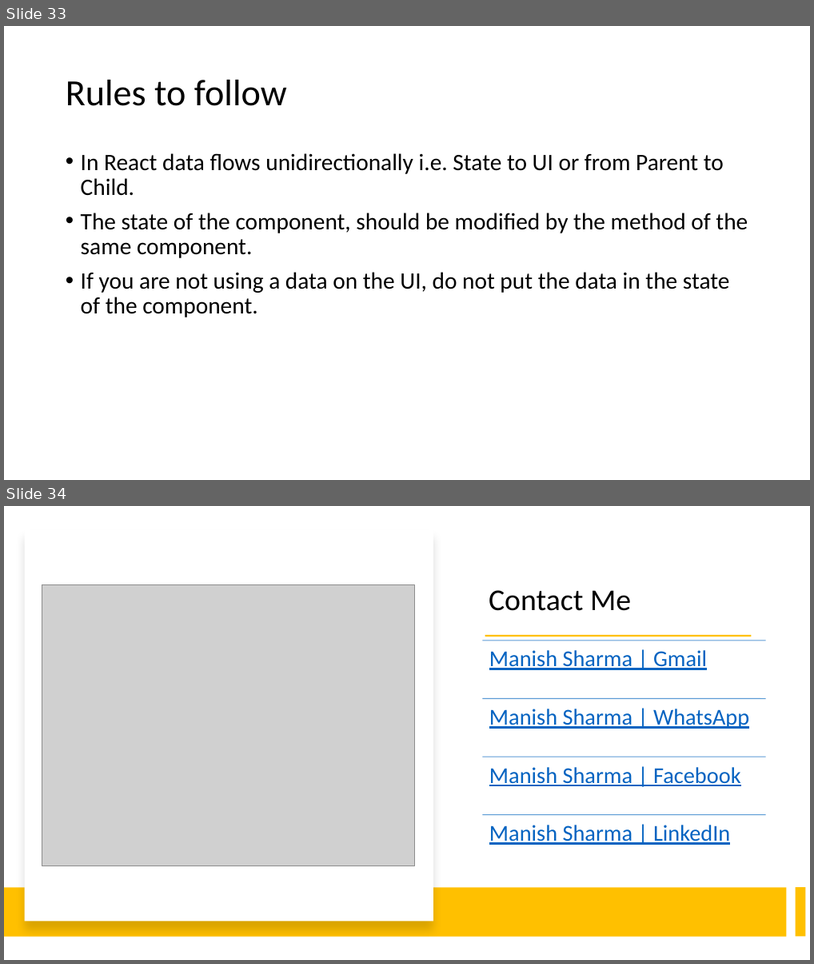
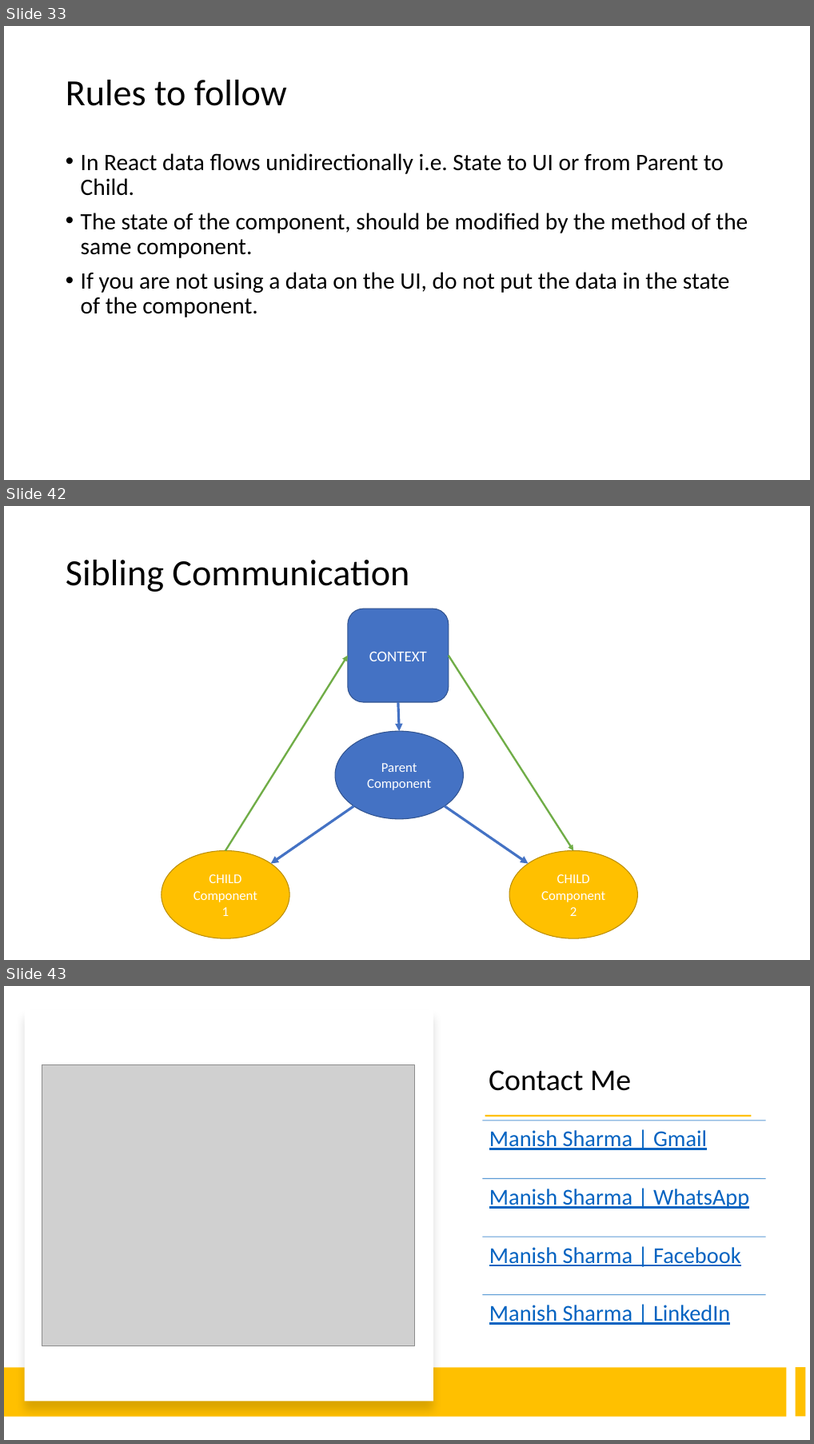
Before and after one commit to explore-with-manish/im-jan24, a slide deck: React/Notes/React.pptx. Shown one above the other, each under a label of ours: slides 33 and 34 before the commit, slides 33, 42 and 43 after it; the slides between them are not shown. The pictures are 814x964 and 814x1444 pixels, drawn with LibreOffice and Linux fonts; fonts in the diff are those of the drawing; grey boxes stand for pictures. Boxes give left, top, right and bottom in pixels: in the first picture for what was removed or moved away, otherwise in the second. Text is boxed around its words. In the diff, an @@ line names an element or a change of style, - is before the commit and + after.

```diff
--- a/React/Notes/React.pptx
+++ b/React/Notes/React.pptx
@@ slide 42 added at <box>4,506,810,960</box>, background #FFFFFF @@
@@ title added at <box>66,560,410,592</box>, 44 pt, text #000000 @@
+Sibling Communication
@@ rounded rectangle added at <box>348,609,450,703</box>, fill #4472C4, outline #325491 1 pt, 18 pt, text #FFFFFF @@
+CONTEXT
@@ arrow added from (226, 850) to (348, 656), #70AD47 2.25 pt @@
@@ arrow added from (449, 656) to (574, 850), #70AD47 2.25 pt @@
@@ arrow added from (398, 702) to (400, 731), #4472C4 3 pt @@
@@ ellipse added at <box>335,731,464,819</box>, fill #4472C4, outline #325491 1 pt, 16 pt, text #FFFFFF @@
+Parent Component
@@ arrow added from (354, 806) to (270, 864), #4472C4 3 pt @@
@@ arrow added from (445, 806) to (529, 864), #4472C4 3 pt @@
@@ ellipse added at <box>162,850,290,938</box>, fill #FFC000, outline #BD8E00 1 pt, 16 pt, text #FFFFFF @@
+CHILD Component
+1
@@ ellipse added at <box>510,850,638,938</box>, fill #FFC000, outline #BD8E00 1 pt, 16 pt, text #FFFFFF @@
+CHILD Component
+2
@@ what was slide 34 is now slide 43 @@
```
Also in this commit, not shown: 8 other slides added, 4 other files.
